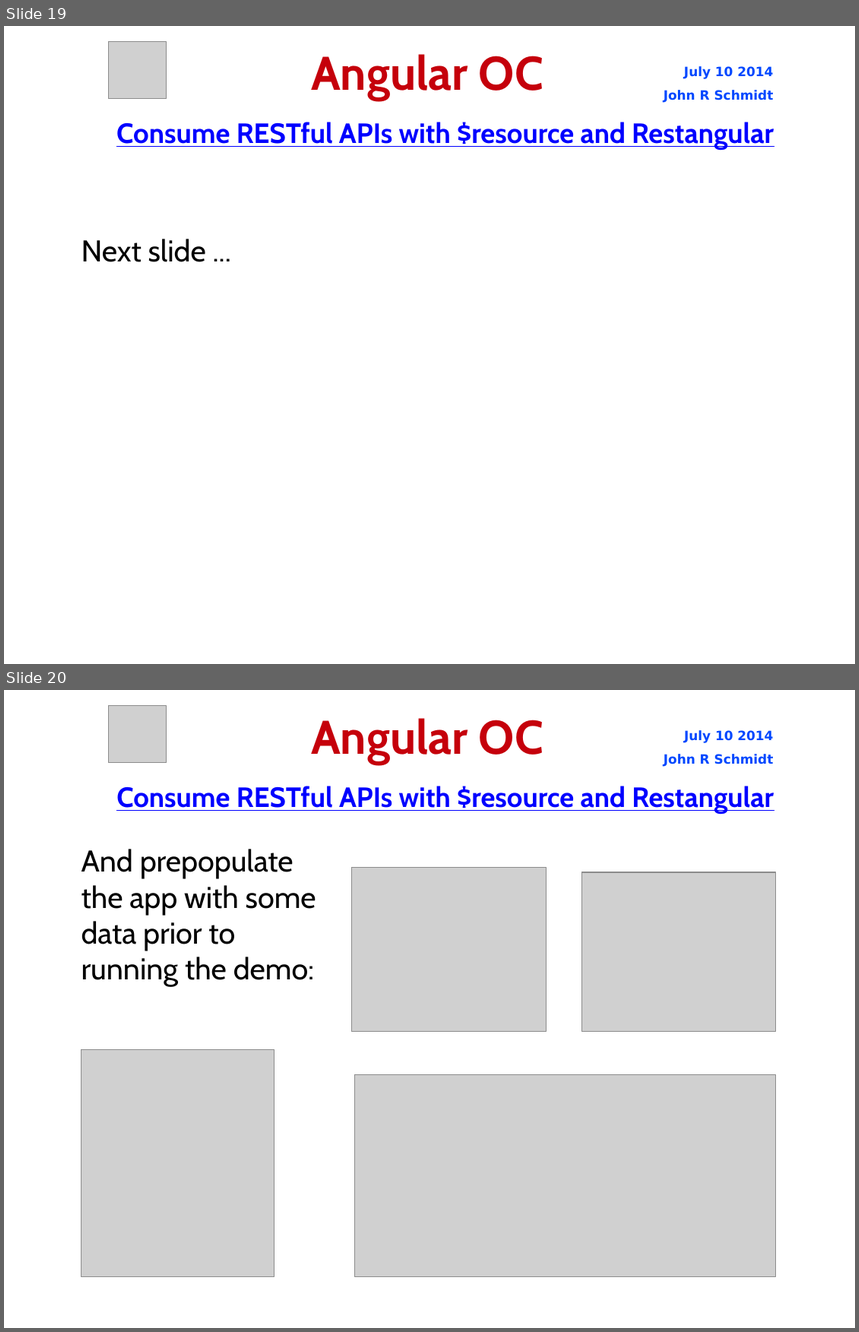
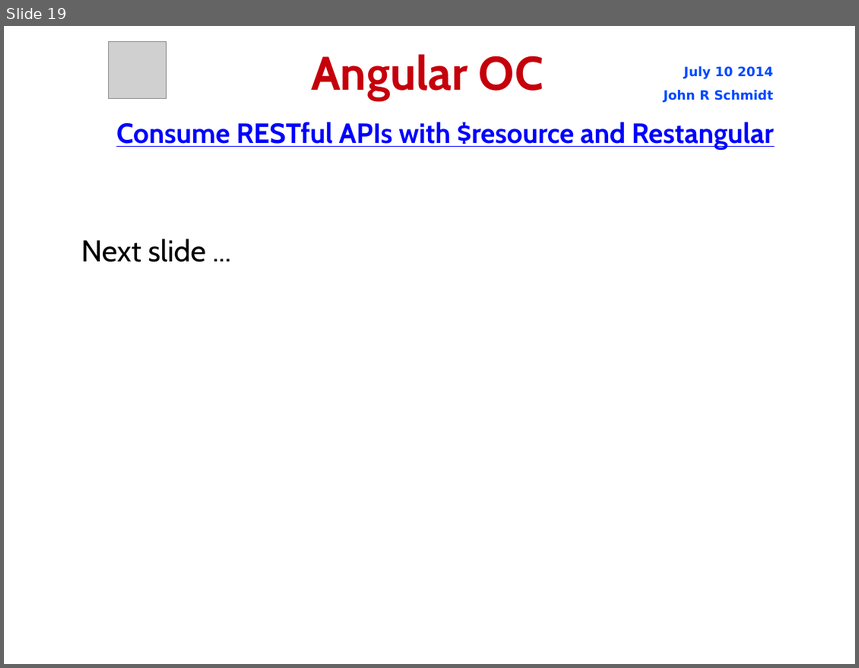
Before and after one commit to jrschmidt/fifa-angular-rest-demo, a slide deck: fifa.odp. Shown one above the other, each under a label of ours: slides 19 and 20 before the commit, slide 19 after it. The pictures are 859x1332 and 859x668 pixels, drawn with LibreOffice and Linux fonts; fonts in the diff are those of the drawing; grey boxes stand for pictures; background and template pictures are left out. Boxes give left, top, right and bottom in pixels: in the first picture for what was removed or moved away, otherwise in the second. Text is boxed around its words. In the diff, an @@ line names an element or a change of style, - is before the commit and + after.

Commit message:
add initial angular directives

```diff
--- a/fifa.odp
+++ b/fifa.odp
@@ slide 20 removed at [4, 690, 855, 1328], background picture (left out) @@
@@ picture removed at [108, 705, 166, 763] @@
@@ title removed at [311, 718, 544, 764] @@
-Angular OC
@@ text removed at [664, 730, 774, 767] @@
-July 10 2014
-John R Schmidt
@@ text removed at [116, 786, 774, 814] @@
-Consume RESTful APIs with $resource and Restangular
@@ subtitle removed at [82, 849, 316, 987] @@
-And prepopulate the app with some data prior to running the demo:
@@ picture removed at [351, 868, 546, 1031] @@
@@ picture removed at [582, 872, 776, 1031] @@
@@ picture removed at [82, 1050, 275, 1277] @@
@@ picture removed at [354, 1075, 776, 1277] @@
```
Also in this commit, not shown: 5 slides changed, 4 other files.
